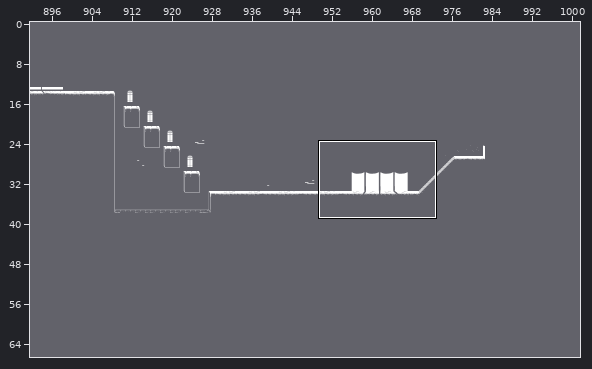
Tiled map (JSON), stored at src/scenes/tilemaps/level02.json. The picture above shows the old version from afar; the outline marks the close-up.
Close-up. Before:
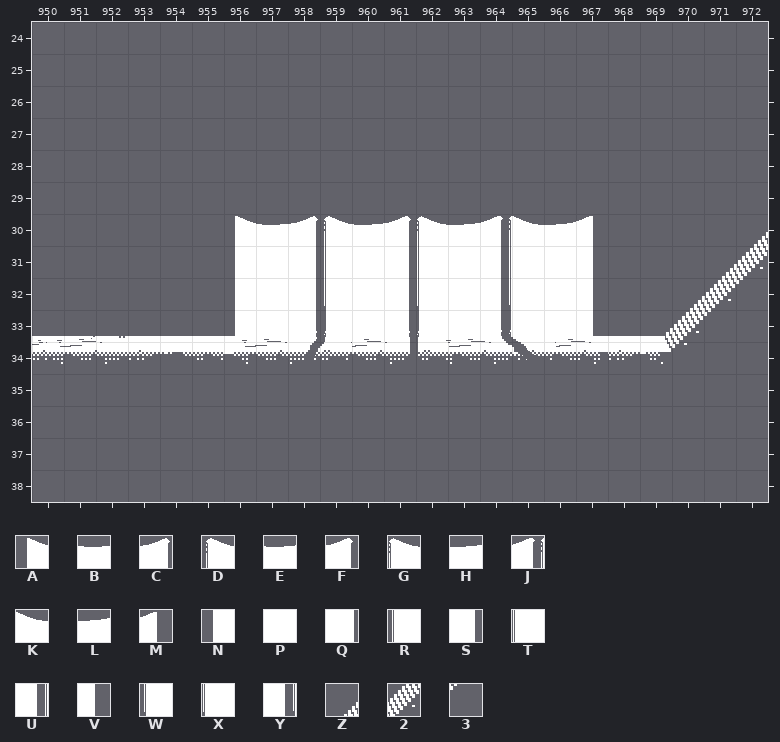
Cells are 32x32 px. Shown: x 950..972, y 24..38. The commit also changed other parts of the map, which this record leaves out.
Key: from "tileset-level02": A 72, B 73, C 74, D 75, E 76, F 77, G 78, H 79, J 80, K 81, L 82, M 83, N 96, P 97, Q 98, R 99, S 101, T 102, U 104, V 107, W 123, X 126, Y 128, Z 265, 2 289, 3 290.
_ is an empty cell.
Layers that did not change in this view are not listed.
Layer "Camada de Tiles 1" before, first column x 951:
24 ______________________
25 ______________________
26 ______________________
27 ______________________
28 ______________________
29 ______________________
30 _____ABCDEFGHJKLM____Z
31 _____NPQRPSTPUPPV___Z2
32 _____NPQWPSXPYPPV__Z23
After:
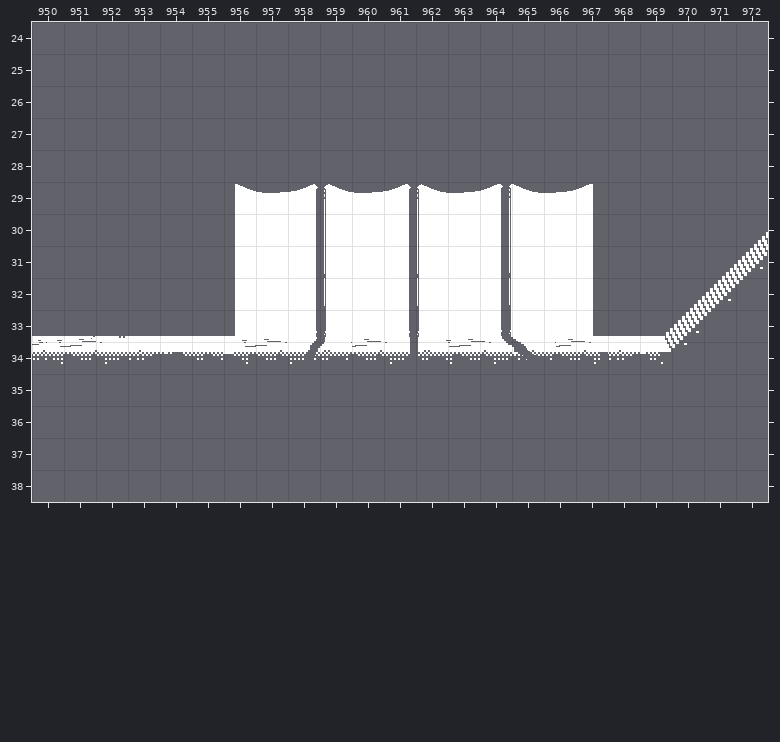
Tiles of an added or newly shown layer are drawn over the layers below it.
Change:
Changed rows in their new state; . is an unchanged cell.
Layer "Camada de Tiles 1" (removed):
first column x 956:
30 ____________
Layer "cenario" (added):
first column x 956:
29 ABCDEFGHJKLM
30 NPQRPSTPUPPV
Where, in picture pixels (left, top, right, bottom), the same in both close-ups:
changed: (235, 184, 593, 231)
